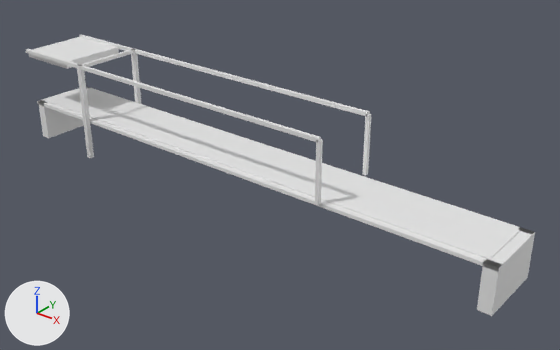
An edit to the glTF model models/garyp/garyp-fonejachtbrug-2/garyp-fonejachtbrug-2.glb, drawn before and after from the same camera.
Both versions are drawn from a 50 mm lens placed at (109.7, -122.9, 74.7), pointed at (8.7, 3.3, -3.5). The lights are fixed; the arrows at lower left show +X, +Y and +Z. The picture after the commit comes second. Vertices at exactly the same position are counted once.

Names of what the first picture shows: 'building:balans', 'building:balans 2', 'building:contragewicht', 'building:hamei', 'building:hamei 2', 'building:hangstang', 'building:hangstang 2', 'building:portaal', 'road:dek', 'road:landhoofd (aangenomen)', 'road:landhoofd (aangenomen) 2', 'road:rijbaan autoweg'.
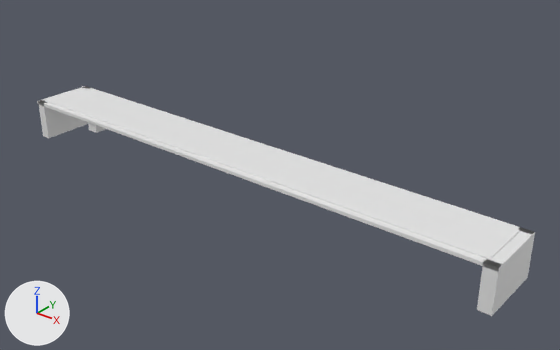
Changed parts and their boxes (x1, y1, x2, y2) in the pictures (560 x 350 px):
```json
{"object": "building:balans 2", "change": "deleted", "before": [26, 49, 321, 142]}
{"object": "building:contragewicht", "change": "moved, rescaled", "before": [29, 37, 119, 69], "after": [88, 122, 105, 133]}
{"object": "building:balans", "change": "deleted", "before": [79, 35, 370, 117]}
{"object": "building:hamei 2", "change": "deleted", "before": [77, 64, 94, 158]}
{"object": "building:hangstang 2", "change": "deleted", "before": [315, 139, 323, 205]}
{"object": "building:hangstang", "change": "deleted", "before": [362, 114, 371, 175]}
{"object": "building:hamei", "change": "deleted", "before": [131, 48, 141, 104]}
{"object": "building:portaal", "change": "deleted", "before": [82, 49, 133, 67]}
```

The change, as JSON lines over the scene's bpy script:
```json
{"block": "me_contragewicht", "where": "# used by ob_building_contragewicht; location = (0.0, 0.0, 0.0)"}
{"op": "remove", "block": "me_contragewicht", "code": "me_contragewicht.from_pydata(...)  # 8 vertices, 12 faces; spans x -67.3..-51.1, y -8.5..8.5, z 12.9..14.6"}
{"op": "add", "block": "me_contragewicht", "code": "me_contragewicht.from_pydata(...)  # 8 vertices, 12 faces; spans x -46.3..-43.3, y -7.6..7.6, z -3.0..-0.5"}
{"block": "me_contragewicht", "change": "me_contragewicht part 1: the whole mesh is scaled about its middle by (0.186, 0.894, 1.43), then moved by (14.4, 0.0, -15.5)"}
{"op": "remove", "block": "ob_building_hamei", "code": ["ob_building_hamei = bpy.data.objects.new('building:hamei', me_hamei)", "ob_building_hamei.location = (0.0, 0.0, 0.0)"]}
{"op": "remove", "block": "ob_building_hamei_2", "code": ["ob_building_hamei_2 = bpy.data.objects.new('building:hamei 2', me_hamei_2)", "ob_building_hamei_2.location = (0.0, 0.0, 0.0)"]}
{"op": "remove", "block": "ob_building_portaal", "code": ["ob_building_portaal = bpy.data.objects.new('building:portaal', me_portaal)", "ob_building_portaal.location = (0.0, 0.0, 0.0)"]}
{"op": "remove", "block": "ob_building_balans", "code": ["ob_building_balans = bpy.data.objects.new('building:balans', me_balans)", "ob_building_balans.location = (0.0, 0.0, 0.0)"]}
{"op": "remove", "block": "ob_building_hangstang", "code": ["ob_building_hangstang = bpy.data.objects.new('building:hangstang', me_hangstang)", "ob_building_hangstang.location = (0.0, 0.0, 0.0)"]}
{"op": "remove", "block": "ob_building_balans_2", "code": ["ob_building_balans_2 = bpy.data.objects.new('building:balans 2', me_balans_2)", "ob_building_balans_2.location = (0.0, 0.0, 0.0)"]}
{"op": "remove", "block": "ob_building_hangstang_2", "code": ["ob_building_hangstang_2 = bpy.data.objects.new('building:hangstang 2', me_hangstang_2)", "ob_building_hangstang_2.location = (0.0, 0.0, 0.0)"]}
```
